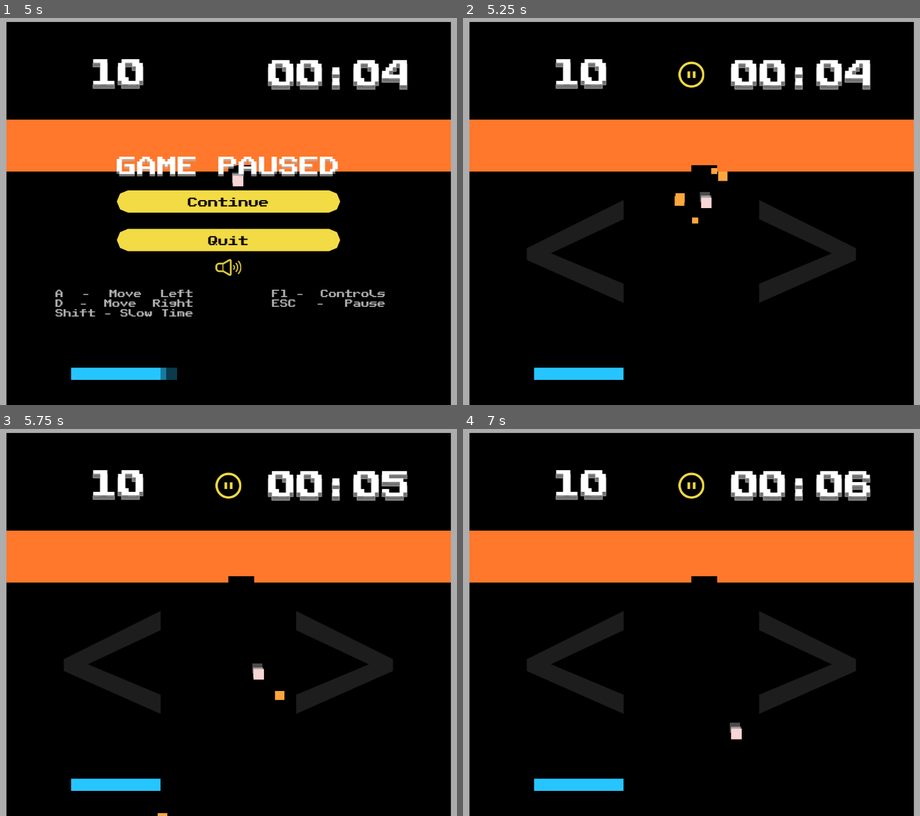
Above: before the commit, frames 1-4 (two rows, left to right).
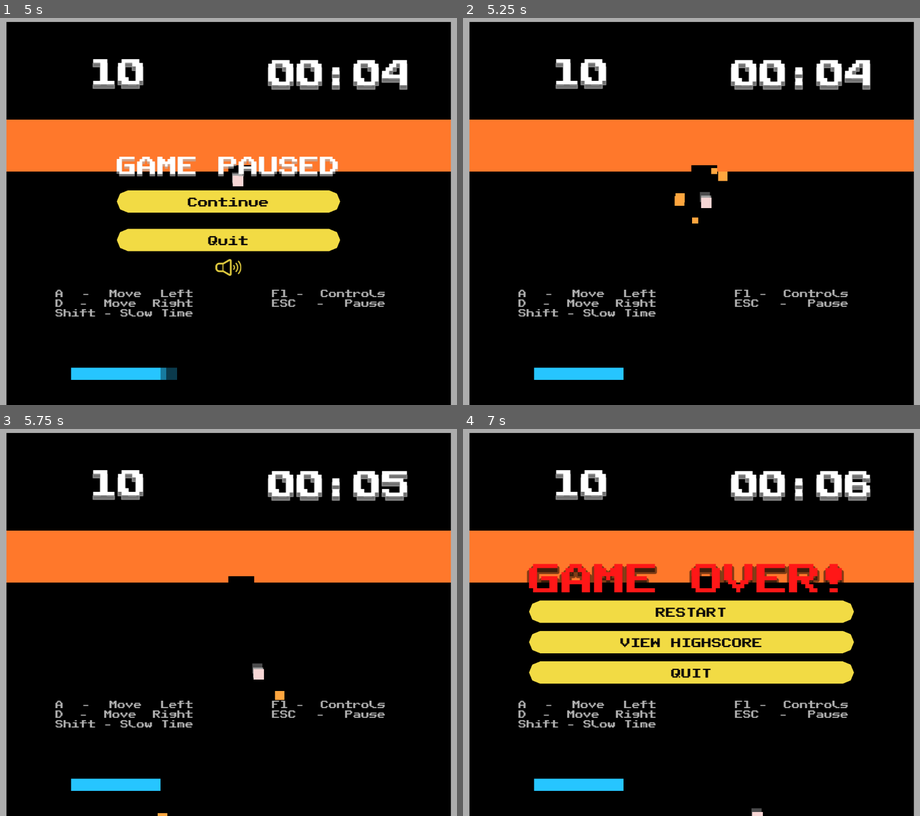
Above: after the commit, the same moments.

Repository: KeiGar/OrbFall
Game: Godot game, scene res://scenes/menus/main_menu_controls.tscn
Same seed, same stepped clock (60 frames per second), same inputs: the game is played once before the commit and once after it.
Inputs (mouse positions are in pixels of both pictures, inside the frame that each line leads up to):
- Up to frame 1 (5 s): click "START" at 0.5 s; tap Enter at 1.25, 2.1, 2.75, 3.6, 4.25 s; move the mouse to (329, 180) at 1.27 s; hold D (player_moveRight) 1.28-2.03 s; hold Enter 1.28-2.03 s; click (329, 180) at 1.42 s; tap Space at 2, 3.5 s; move the mouse to (137, 223) at 2.02 s; hold Shift (slow_down_time) 2.03-2.78 s; move the mouse to (274, 110) at 2.77 s; hold Enter 2.78-3.53 s; hold D (player_moveRight) 2.78-4.28 s; move the mouse to (205, 285) at 3.52 s; click (205, 285) at 3.67 s; move the mouse to (365, 261) at 4.27 s; hold A (player_moveLeft) from 4.28 s (still down); hold Enter from 4.28 s (still down); tap Escape (pause_game) at 4.9 s
- Up to frame 2 (5.25 s): release A (player_moveLeft) at 5 s; release Enter at 5 s; click "Continue" at 5 s
- Up to frame 3 (5.75 s): no input
- Up to frame 4 (7 s): click (691, 487) at 5.77 s; click (691, 610) at 6.5 s, where only the run before the commit has a clickable "Continue"

Frame 1 is identical in both runs. In frame 2, 4.6% of the frame differs, in the area x 12-86%, y 11-78%; in frame 3, 4.6%; in frame 4, 18%, in the area x 12-86%, y 11-100%.

Commit message:
changed way of pausing the game to use get_tree.paused instead of changing the process mode

Diff:
--- a/scripts/game_assets/game.gd
+++ b/scripts/game_assets/game.gd
@@ -20,6 +20,7 @@
 var player_score := 0
 var camera_original_pos: Vector2
 var is_time_slowed_down = false
+var is_mobile := DisplayServer.is_touchscreen_available()
 
 func _ready() -> void:
 	game_over_screen.visible = false
@@ -27,10 +28,13 @@
 	game_start.emit()
 
 	# TODO: pause scene without disabling whole scene, so that level scene nodes can be fully instantiated
-	level_scenes.process_mode = Node.PROCESS_MODE_DISABLED
+	# level_scenes.process_mode = Node.PROCESS_MODE_DISABLED
+
+	set_process_modes()
+	get_tree().paused = true
 
 	camera_original_pos = camera.position
-	show_mobile_overlay(DisplayServer.is_touchscreen_available())
+	show_mobile_overlay(is_mobile)
 
 func _process(delta: float) -> void:
 	readUserInput_GeneralControls()
@@ -75,23 +79,26 @@
 
 func unpauseGame() -> void:
 	isGamePaused = false
-	level_scenes.process_mode = Node.PROCESS_MODE_ALWAYS
-	show_mobile_overlay(true)
+	get_tree().paused = isGamePaused
+	show_mobile_overlay(is_mobile)
 	unpause.emit()
+	print("Game unpaused!")
 
 func pauseGame() -> void:
 	revertTime()
 	isGamePaused = true
-	level_scenes.process_mode = Node.PROCESS_MODE_DISABLED
+	get_tree().paused = isGamePaused
 	show_mobile_overlay(false)
 	pause.emit()
+	print("Game paused!")
+
 
 func quitGame() -> void:
 	get_tree().change_scene_to_file("res://scenes/menus/main_menu_controls.tscn")
 
 func _on_game_start_timer_timeout() -> void:
 	startGameTimerRunning = false
-	level_scenes.process_mode = Node.PROCESS_MODE_ALWAYS
+	unpauseGame()
 	game_timer.queue_free()
 
 func _on_pause_menu_btn_quit_pressed() -> void:
@@ -110,7 +117,7 @@
 func _on_level_scenes_game_over() -> void:
 	revertTime()
 	audio_stream_player.play(0.1)
-	level_scenes.process_mode = Node.PROCESS_MODE_DISABLED
+	get_tree().paused = true
 	game_over_screen.visible = true
 	show_mobile_overlay(false)
 	gameEnded = true
@@ -123,6 +130,10 @@
 	PlayerVariables.player_score = player_score
 	get_tree().change_scene_to_file("res://scenes/menus/highscore_saving_screen.tscn")
 
-func show_mobile_overlay(visible: bool) -> void:
-	mobile_controls_overlay.visible = visible
-	hud_game_controls.visible = !visible
+func show_mobile_overlay(make_visible: bool) -> void:
+	mobile_controls_overlay.visible = make_visible
+	hud_game_controls.visible = !make_visible
+
+func set_process_modes() -> void:
+	process_mode = Node.PROCESS_MODE_ALWAYS
+	level_scenes.process_mode = Node.PROCESS_MODE_PAUSABLE
--- a/scripts/game_assets/game_timer.gd
+++ b/scripts/game_assets/game_timer.gd
@@ -11,8 +11,8 @@
 		timer_display.text = "START!"
 
 func _on_game_start_timer_timeout() -> void:
-	print("Game unpaused!")
+	print("Game Timer Timeout!")
 
 func _on_game_game_start() -> void:
 	game_start_timer.start(GAME_START_COUNTDOWN)
-	print("Game start!")
+	print("Game Timer Start!")
